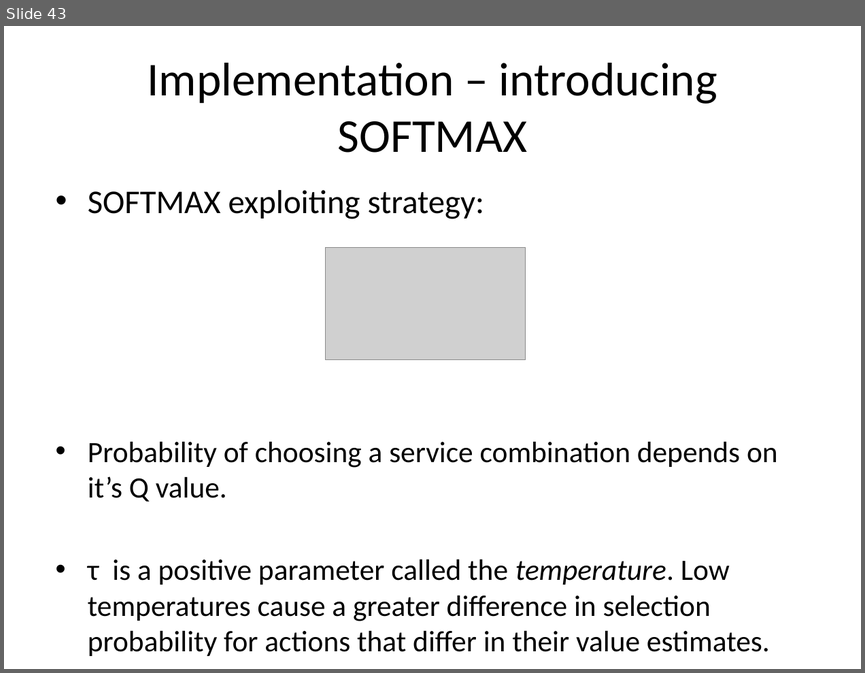
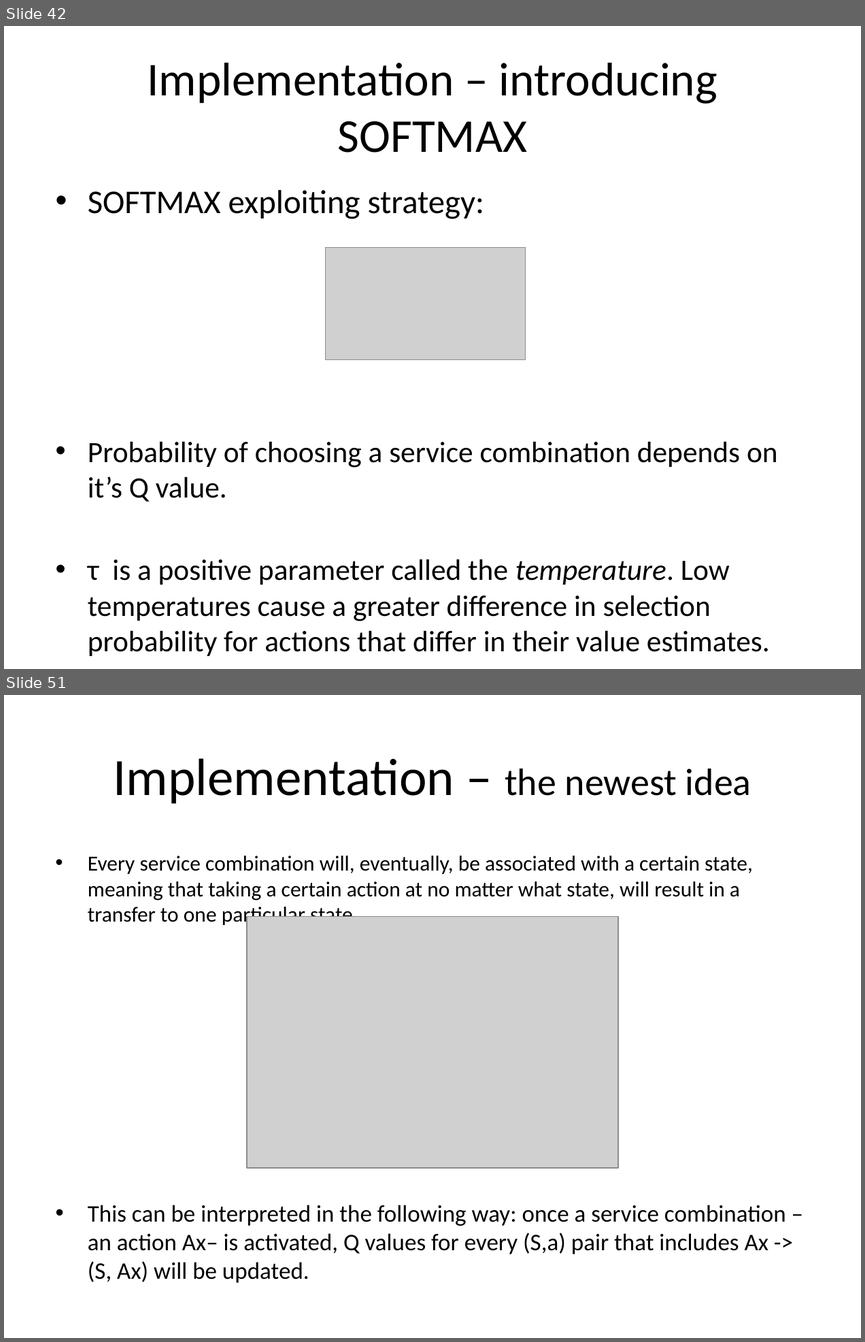
Before and after one commit to ro1208984/learning.java, a slide deck: Mobile Day presentation.pptx. Shown one above the other, each under a label of ours: slide 43 before the commit, slides 42 and 51 after it; the slides between them are not shown. The pictures are 865x673 and 865x1342 pixels, drawn with LibreOffice and Linux fonts; fonts in the diff are those of the drawing; grey boxes stand for pictures. Boxes give left, top, right and bottom in pixels: in the first picture for what was removed or moved away, otherwise in the second. Text is boxed around its words. In the diff, an @@ line names an element or a change of style, - is before the commit and + after.

Commit message:
Prezentacija za Mobile Day event. Verzija v1.3

```diff
--- a/Mobile Day presentation.pptx
+++ b/Mobile Day presentation.pptx
@@ slide 51 added at bbox=[4, 695, 861, 1338], background #FFFFFF @@
@@ title added at bbox=[113, 758, 751, 804], 44 pt, text #000000 @@
+Implementation – the newest idea
@@ text added at bbox=[88, 855, 786, 1283], 18 pt, text #000000 @@
+• Every service combination will, eventually, be associated with a certain state, meaning that taking a certain action at no matter what state, will result in a transfer to one particular state.
+• This can be interpreted in the following way: once a service combination – an action Ax– is activated, Q values for every (S,a) pair that includes Ax -> (S, Ax) will be updated.
@@ picture added at bbox=[247, 916, 617, 1167] @@
@@ what was slide 43 is now slide 42 @@
```
Also in this commit, not shown: 17 slides changed, 4 other slides added, 2 slides removed.
